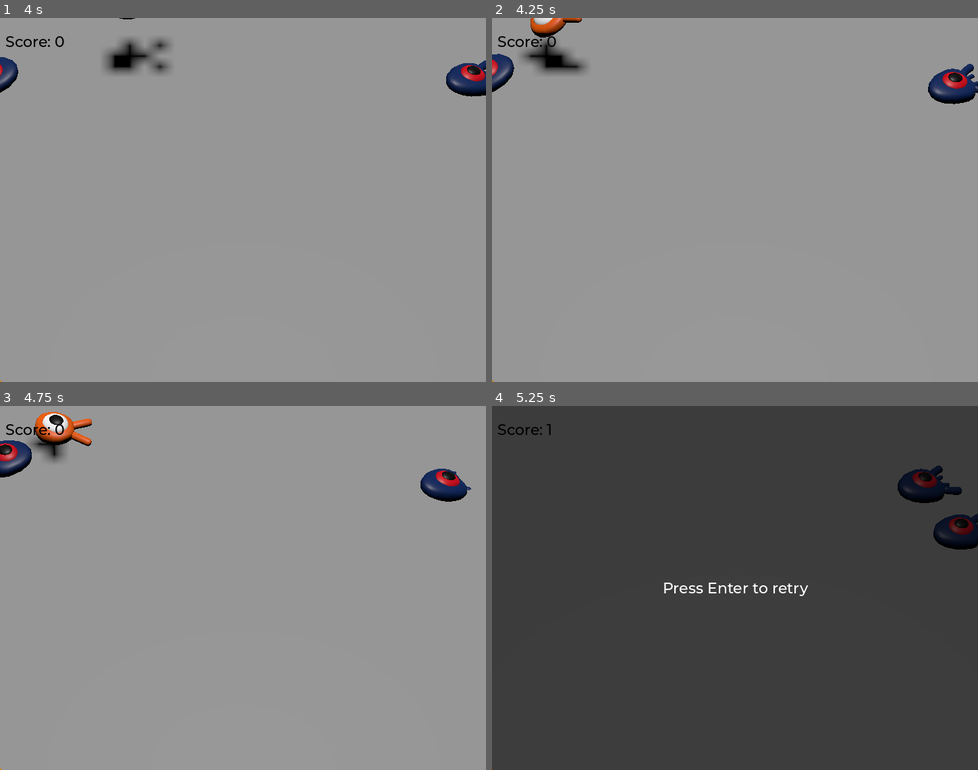
Above: before the commit, frames 1-4 (two rows, left to right).
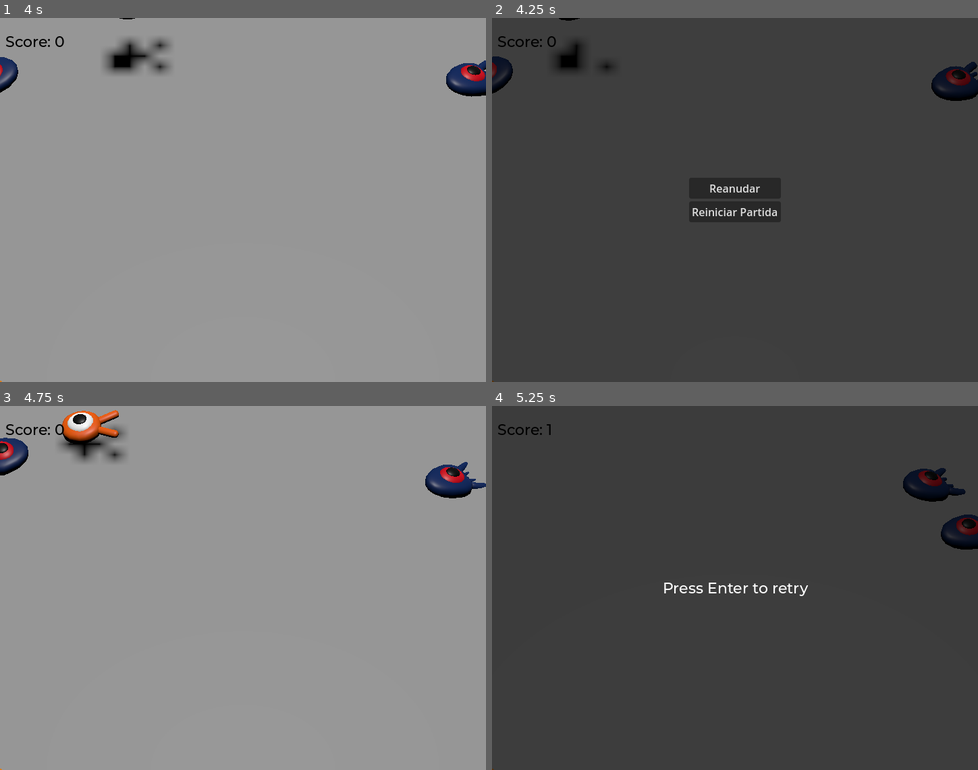
Above: after the commit, the same moments.

Repository: Jhair7474/3D-game-Godot
Game: Godot game, scene res://main.tscn
The game is run twice, just before and just after one commit, with the same random seed, the same clock (stepped at 60 frames per second) and the same inputs.
Inputs (mouse positions are in pixels of both pictures, inside the frame that each line leads up to):
- Up to frame 1 (4 s): tap Enter (ui_accept) at 0.5, 2.75 s; hold Right (move_right) 0.53-1.28 s; tap Space (jump) at 0.77, 1.52, 3.02, 3.77 s; hold Down (move_back) 1.28-2.03 s; hold Right (move_right) 2.03-2.78 s; hold Up (move_forward) 2.78-3.53 s; hold Left (move_left) from 3.53 s (still down)
- Up to frame 2 (4.25 s): keep holding Left (move_left); tap Escape (pause, bound only after the commit) at 4.15 s
- Up to frame 3 (4.75 s): release Left (move_left) at 4.25 s; click (243, 577) at 4.25 s, where only the run after the commit has a clickable "Reanudar"
- Up to frame 4 (5.25 s): hold Left (move_left) from 5.03 s (still down)

Frame 1 is identical in both runs. In frame 2, 100% of the frame differs, in the area x 0-100%, y 0-100%; in frame 3, 3.0%; in frame 4, 0.8%.

Commit message:
Menu de Pausa

Diff:
--- a/main.tscn
+++ b/main.tscn
@@ -1,10 +1,11 @@
-[gd_scene load_steps=12 format=3 uid="uid://2wap0283yk0r"]
+[gd_scene load_steps=13 format=3 uid="uid://2wap0283yk0r"]
 
 [ext_resource type="Script" uid="uid://cfb7xo35cn5fo" path="res://main.gd" id="1_0xm2m"]
 [ext_resource type="PackedScene" uid="uid://ceuu150fmggvr" path="res://player.tscn" id="1_ig7tw"]
 [ext_resource type="PackedScene" uid="uid://defdm2qdva75q" path="res://mob.tscn" id="2_h2yge"]
 [ext_resource type="FontFile" uid="uid://cyxhh7ddkn62q" path="res://fonts/Montserrat-Medium.ttf" id="4_lquwl"]
-[ext_resource type="Script" path="res://score_label.gd" id="5_7mycd"]
+[ext_resource type="Script" uid="uid://bq4lq2wbf1rkc" path="res://score_label.gd" id="5_7mycd"]
+[ext_resource type="PackedScene" uid="uid://djm68tgfmo1la" path="res://pause_menu.tscn" id="6_7mycd"]
 
 [sub_resource type="BoxShape3D" id="BoxShape3D_7dm0k"]
 size = Vector3(60, 2, 60)
@@ -132,5 +133,7 @@
 grow_vertical = 2
 text = "Press Enter to retry"
 
+[node name="PauseMenu" parent="." instance=ExtResource("6_7mycd")]
+
 [connection signal="hit" from="Player" to="." method="_on_player_hit"]
 [connection signal="timeout" from="MobTimer" to="." method="_on_mob_timer_timeout"]
--- /dev/null
+++ b/pause_menu.gd
@@ -0,0 +1,34 @@
+extends Control
+
+func _ready():
+	# Al inicio, el menú debe estar oculto
+	hide()
+
+func _unhandled_input(event):
+	# Si se presiona la tecla "pause" (Escape)
+	if event.is_action_pressed("pause"):
+		# Cambiamos la visibilidad
+		visible = !visible
+		# Pausamos o despausamos el juego
+		get_tree().paused = visible
+
+		# Gestión del ratón (opcional según tu juego)
+		if visible:
+			Input.mouse_mode = Input.MOUSE_MODE_VISIBLE
+		# else:
+			# Si tu juego es FPS o usa captura de ratón, descomenta la siguiente línea:
+			# Input.mouse_mode = Input.MOUSE_MODE_CAPTURED
+
+# Esta función debe conectarse al botón "Reanudar"
+func _on_reanudar_pressed():
+	hide()
+	get_tree().paused = false
+
+# Esta función debe conectarse al botón "Reiniciar"
+func _on_reiniciar_pressed():
+	get_tree().paused = false # Importante despausar antes de recargar
+	get_tree().reload_current_scene()
+
+# Esta función debe conectarse al botón "Salir" (si lo tienes)
+func _on_salir_pressed():
+	get_tree().quit()
--- /dev/null
+++ b/pause_menu.tscn
@@ -0,0 +1,47 @@
+[gd_scene load_steps=2 format=3 uid="uid://djm68tgfmo1la"]
+
+[ext_resource type="Script" uid="uid://bu0y5dyn6obmt" path="res://pause_menu.gd" id="1_hdmo1"]
+
+[node name="PauseMenu" type="Control"]
+process_mode = 3
+layout_mode = 3
+anchors_preset = 15
+anchor_right = 1.0
+anchor_bottom = 1.0
+grow_horizontal = 2
+grow_vertical = 2
+script = ExtResource("1_hdmo1")
+
+[node name="ColorRect" type="ColorRect" parent="."]
+layout_mode = 1
+anchors_preset = 15
+anchor_right = 1.0
+anchor_bottom = 1.0
+grow_horizontal = 2
+grow_vertical = 2
+color = Color(0, 0, 0, 0.5882353)
+
+[node name="VBoxContainer" type="VBoxContainer" parent="."]
+layout_mode = 1
+anchors_preset = 8
+anchor_left = 0.5
+anchor_top = 0.5
+anchor_right = 0.5
+anchor_bottom = 0.5
+offset_left = -20.0
+offset_top = -20.0
+offset_right = 20.0
+offset_bottom = 20.0
+grow_horizontal = 2
+grow_vertical = 2
+
+[node name="Reanudar" type="Button" parent="VBoxContainer"]
+layout_mode = 2
+text = "Reanudar"
+
+[node name="Reiniciar" type="Button" parent="VBoxContainer"]
+layout_mode = 2
+text = "Reiniciar Partida"
+
+[connection signal="pressed" from="VBoxContainer/Reanudar" to="." method="_on_reanudar_pressed"]
+[connection signal="pressed" from="VBoxContainer/Reiniciar" to="." method="_on_reiniciar_pressed"]
--- a/project.godot
+++ b/project.godot
@@ -65,6 +65,11 @@
 , Object(InputEventJoypadButton,"resource_local_to_scene":false,"resource_name":"","device":-1,"button_index":0,"pressure":0.0,"pressed":false,"script":null)
 ]
 }
+pause={
+"deadzone": 0.2,
+"events": [Object(InputEventKey,"resource_local_to_scene":false,"resource_name":"","device":-1,"window_id":0,"alt_pressed":false,"shift_pressed":false,"ctrl_pressed":false,"meta_pressed":false,"pressed":false,"keycode":0,"physical_keycode":4194305,"key_label":0,"unicode":0,"location":0,"echo":false,"script":null)
+]
+}
 
 [layer_names]
 
Not shown, added: pause_menu.gd.uid
